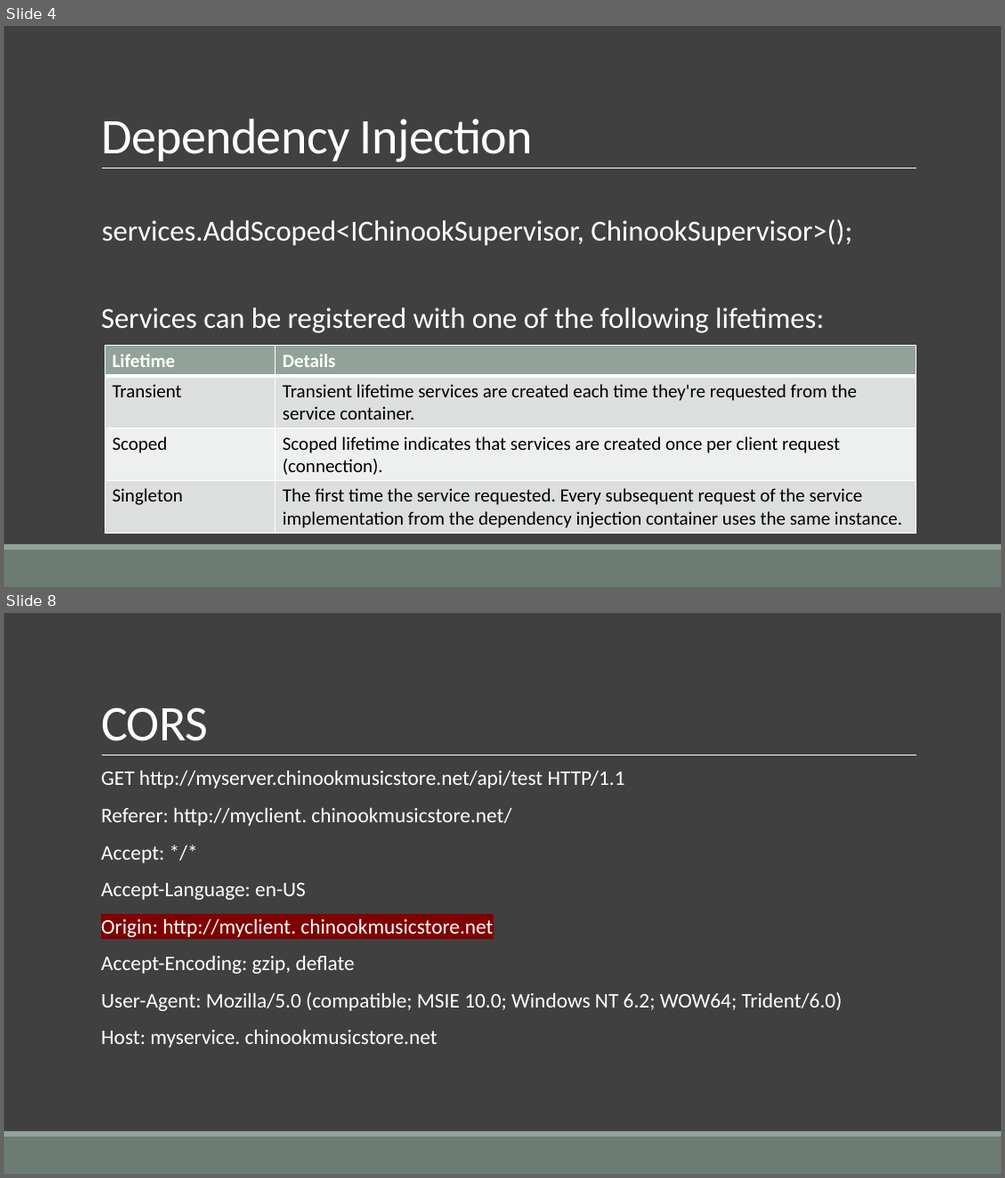
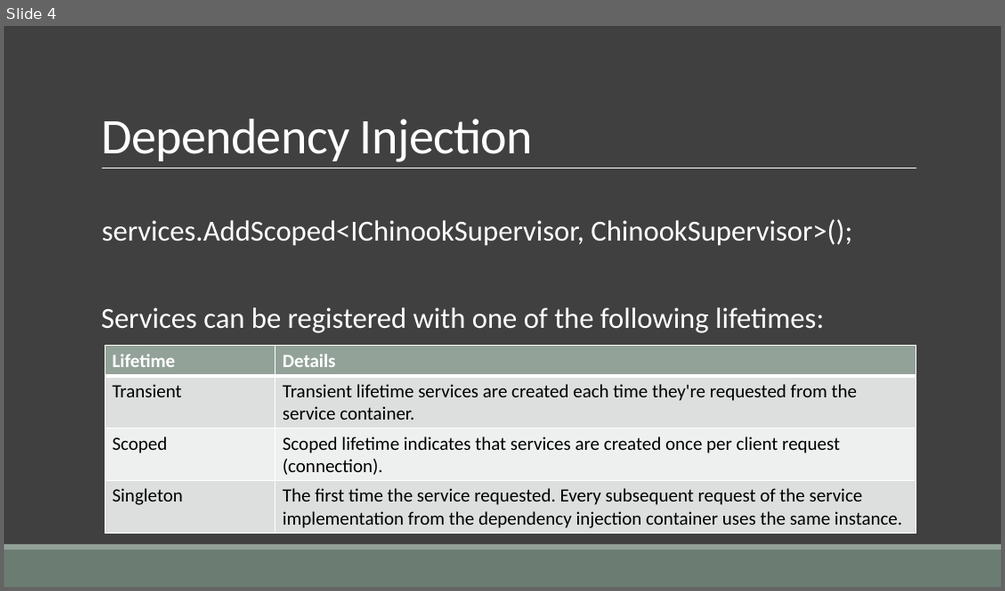
Before and after one commit to cwoodruff/aspnet-5-web-api-workshop, a slide deck: module-1/01-06 Developing the API Endpoints/01-06 Developing the Web API endpoints.pptx. Shown one above the other, each under a label of ours: slides 4 and 8 before the commit, slide 4 after it; the slides between them are not shown. The pictures are 1005x1178 and 1005x591 pixels, drawn with LibreOffice and Linux fonts; fonts in the diff are those of the drawing. Boxes give left, top, right and bottom in pixels: in the first picture for what was removed or moved away, otherwise in the second. Text is boxed around its words. In the diff, an @@ line names an element or a change of style, - is before the commit and + after.

```diff
--- a/module-1/01-06 Developing the API Endpoints/01-06 Developing the Web API endpoints.pptx
+++ b/module-1/01-06 Developing the API Endpoints/01-06 Developing the Web API endpoints.pptx
@@ slide 8 removed at (x1=4, y1=613, x2=1001, y2=1174), background #404040; not listed: 3 template elements that a slide beside it also shows @@
@@ title removed at (x1=101, y1=707, x2=208, y2=741) @@
-CORS
@@ text removed at (x1=101, y1=771, x2=842, y2=1047) @@
-  GET http://myserver.chinookmusicstore.net/api/test HTTP/1.1
-  Referer: http://myclient. chinookmusicstore.net/
-  Accept: */*
-  Accept-Language: en-US
-  Origin: http://myclient. chinookmusicstore.net
-  Accept-Encoding: gzip, deflate
-  User-Agent: Mozilla/5.0 (compatible; MSIE 10.0; Windows NT 6.2; WOW64; Trident/6.0)
-  Host: myservice. chinookmusicstore.net
```
Also in this commit, not shown: 6 other slides removed, 9 other files.
